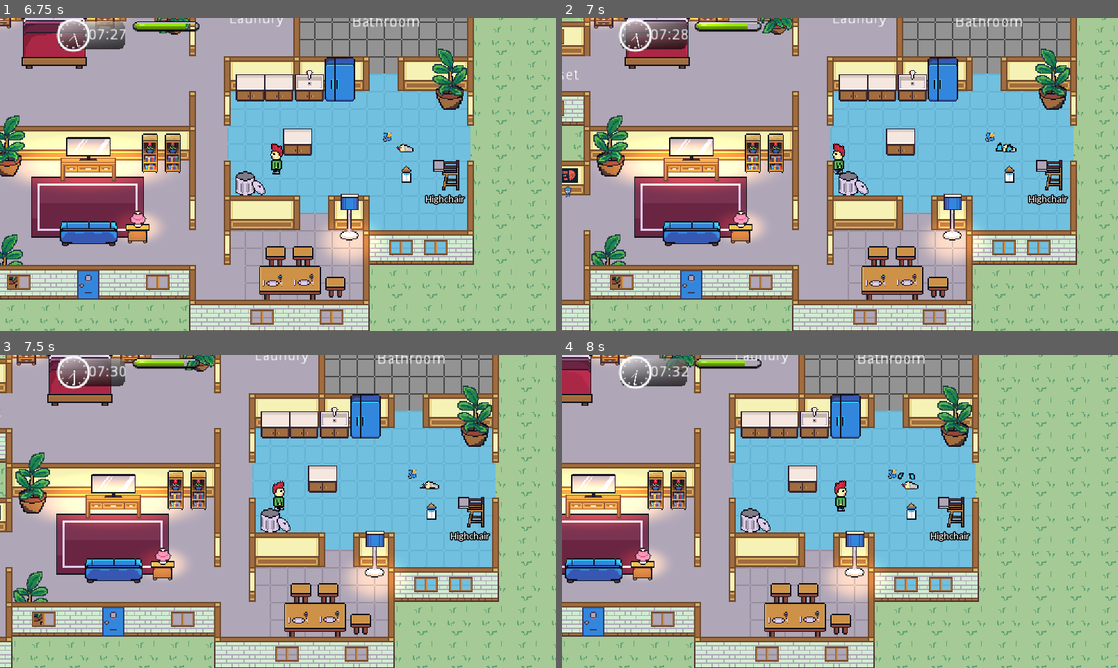
Above: before the commit, frames 1-4 (two rows, left to right).
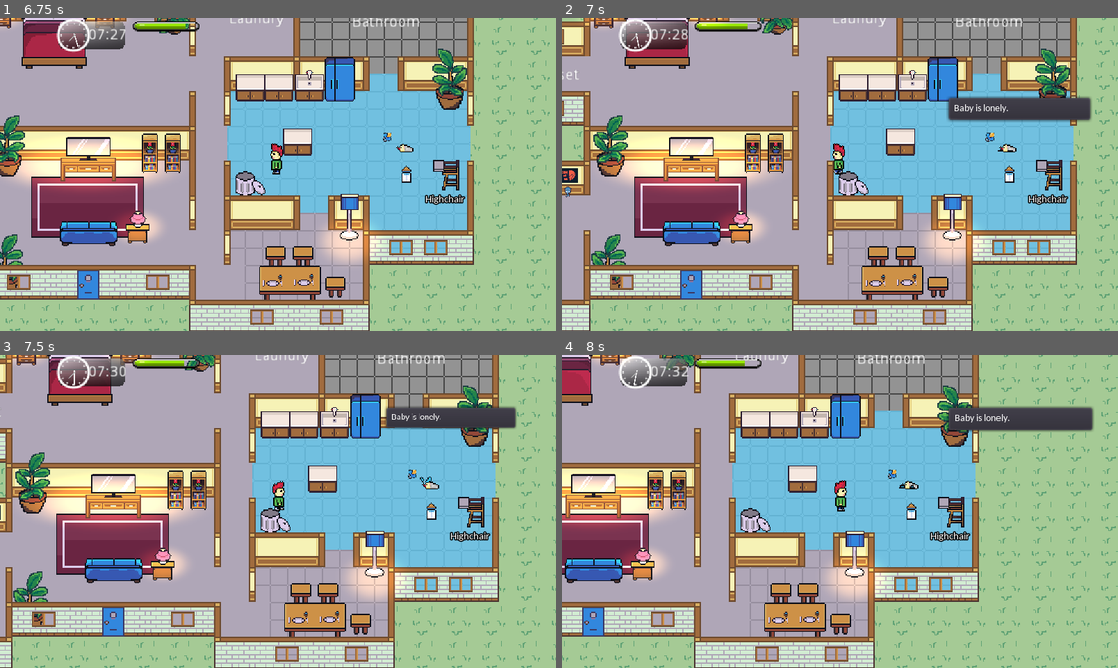
Above: after the commit, the same moments.

Repository: kevinms/godot-wild-jam-24
Game: Godot game, scene res://HouseV2.tscn
Two runs of this game, one before a commit and one after it. Both use one fixed random seed, a clock stepped at 60 frames per second and the inputs below. The engine's default icon, where the game draws it, is replaced by a stand-in: a white triangle on a blue panel in a dark square. Sound files missing from this copy of the repository are replaced by a short silence.
Inputs:
- Up to frame 1 (6.75 s): tap Enter (ui_accept) at 0.5, 0.77, 1.52, 3.02, 3.77, 4.52, 6.02 s; hold Right (ui_right) 0.53-2.03 s; hold Left (ui_left) 2.03-2.78 s; hold Right (ui_right) 2.78-4.28 s; tap Escape (ui_cancel) at 4.15 s; hold Left (ui_left) 4.28-5.03 s; hold Right (ui_right) 5.03-5.78 s; hold Left (ui_left) from 5.78 s (still down)
- Up to frame 2 (7 s): keep holding Left (ui_left); tap Enter (ui_accept) at 6.77 s
- Up to frame 3 (7.5 s): release Left (ui_left) at 7.28 s; hold Right (ui_right) from 7.28 s (still down)
- Up to frame 4 (8 s): keep holding Right (ui_right); tap Enter (ui_accept) at 7.52 s

Frame 1 is identical in both runs. In frame 2, 2.2% of the frame differs, in the area x 69-96%, y 24-43%; in frame 3, 1.7%; in frame 4, 2.2%, in the area x 60-96%, y 16-43%.

Commit message:
Making use of notifications to let the player know what's going on.

Diff:
--- a/Characters/Baby.gd
+++ b/Characters/Baby.gd
@@ -34,6 +34,8 @@
 	if !lonely:
 		return
 
+	Helper.notify("I'm here baby. You are so cute! Yes you are.")
+
 	lonely = false
 	set_state(State.OBSERVE)
 
@@ -67,6 +69,7 @@
 			var dist = distance_to_player()
 			if dist > 125:
 				lonely = true
+				Helper.notify("Baby is lonely.")
 				set_state(State.CRY)
 
 			# Make sure the baby is upset.
@@ -102,6 +105,7 @@
 			$CryEffect.play()
 			$CryEffect.visible = true
 		State.SLEEP:
+			Helper.notify("Baby is asleep.")
 			$SnoreAudio.play()
 			$SleepEffect.play()
 			$SleepEffect.visible = true
--- a/Characters/Baby.tscn
+++ b/Characters/Baby.tscn
@@ -155,7 +155,7 @@
 visible = false
 position = Vector2( -3.69894, -9.36442 )
 frames = SubResource( 8 )
-frame = 5
+frame = 1
 playing = true
 
 [node name="PoopAudio" type="AudioStreamPlayer2D" parent="."]
@@ -166,7 +166,7 @@
 position = Vector2( -4.625, -15.125 )
 rotation = -0.523759
 frames = SubResource( 15 )
-frame = 1
+frame = 3
 playing = true
 
 [node name="Snot" type="Position2D" parent="SleepEffect"]
--- /dev/null
+++ b/Furniture/KitchenSink.gd
@@ -0,0 +1,11 @@
+extends StaticBody2D
+
+func interact(gui, player):
+	Helper.notify("No dish soap... just use the trash can :'(")
+
+func store_item(object) -> bool:
+	Helper.notify("No dish soap... just use the trash can :'(")
+	return false
+
+func remove_item() -> Node:
+	return null
--- a/Furniture/KitchenSink.tscn
+++ b/Furniture/KitchenSink.tscn
@@ -1,12 +1,18 @@
-[gd_scene load_steps=3 format=2]
+[gd_scene load_steps=4 format=2]
 
 [ext_resource path="res://Furniture/Assets/kitchen-sink.png" type="Texture" id=1]
+[ext_resource path="res://Furniture/KitchenSink.gd" type="Script" id=2]
 
 [sub_resource type="CapsuleShape2D" id=1]
 radius = 5.64252
 height = 15.865
 
-[node name="KitchenSink" type="StaticBody2D"]
+[node name="KitchenSink" type="StaticBody2D" groups=[
+"container",
+]]
+collision_layer = 3
+collision_mask = 3
+script = ExtResource( 2 )
 
 [node name="Sprite" type="Sprite" parent="."]
 position = Vector2( 0.0992126, -16.3701 )
--- a/Interactions/Fridge.gd
+++ b/Interactions/Fridge.gd
@@ -22,8 +22,10 @@
 	match minigame.which_item:
 		"Pizza":
 			item = pizza_scene.instance()
+			Helper.notify("Received a pizza slice!")
 		"BabyBottle":
 			item = babybottle_scene.instance()
+			Helper.notify("Received a baby bottle!")
 	player.store_item(item)
 
 func interact(gui, actor):
--- a/Interactions/Highchair.gd
+++ b/Interactions/Highchair.gd
@@ -42,6 +42,8 @@
 		baby = object
 		$BabyPosition.add_child(object)
 		object.position = Vector2.ZERO
+		if !food:
+			Helper.notify("Baby food is in the fridge.")
 		baby_layer_save = object.collision_layer
 		object.collision_layer = 0
 		object.collision_mask = 0
@@ -51,7 +53,7 @@
 		return false
 	else:
 		if !object.is_in_group("babyfood"):
-			Helper.notify("That is not baby food.")
+			Helper.notify("That is not baby food -- check the fridge")
 		food = object
 		$FoodPosition.add_child(object)
 		object.position = Vector2.ZERO
